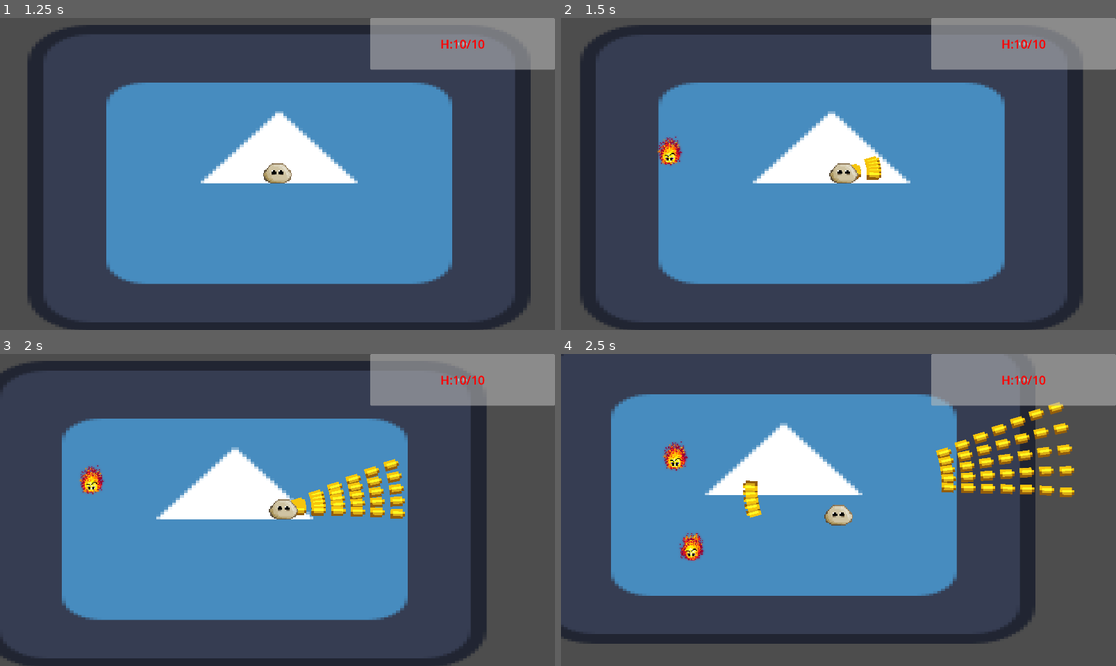
Above: before the commit, frames 1-4 (two rows, left to right).
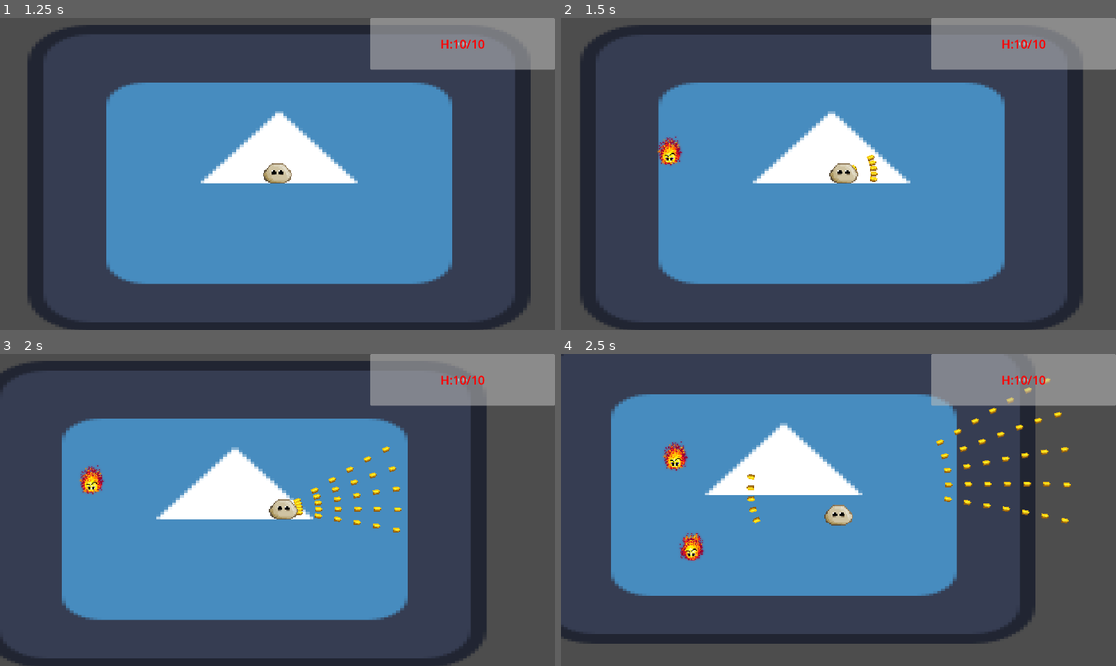
Above: after the commit, the same moments.

Repository: PixelSaver/it-gets-worse
Game: Godot game, scene res://UI/main_menu.tscn
The game is run twice, just before and just after one commit, with the same random seed, the same clock (stepped at 60 frames per second) and the same inputs. The engine's default icon, where the game draws it, is replaced by a stand-in: a white triangle on a blue panel in a dark square.
Inputs (mouse positions are in pixels of both pictures, inside the frame that each line leads up to):
- Up to frame 1 (1.25 s): click "> Continue Previous Game <" at 0.5 s
- Up to frame 2 (1.5 s): tap Enter at 1.25 s; move the mouse to (960, 158) at 1.27 s; press the mouse at (960, 158) at 1.28 s; hold D (right) from 1.28 s (still down)
- Up to frame 3 (2 s): keep holding D (right)
- Up to frame 4 (2.5 s): move the mouse to (727, 525) at 2.02 s; release D (right) at 2.03 s; release the mouse at (727, 525) at 2.03 s; hold S (down) from 2.03 s (still down); click (727, 525) at 2.1 s

Frame 1 is identical in both runs. In frame 2, 0.2% of the frame differs, in the area x 52-58%, y 43-53%; in frame 3, 1.8%; in frame 4, 3.3%, in the area x 32-93%, y 7-55%.

Commit message:
multishot while preserving original spread randomization

Diff:
--- a/Scenes/bullet.tscn
+++ b/Scenes/bullet.tscn
@@ -4,7 +4,7 @@
 [ext_resource type="Texture2D" uid="uid://crrmfqyto61s7" path="res://Assets/bullet/4x6bulletyellow.png" id="2_oduel"]
 
 [sub_resource type="RectangleShape2D" id="RectangleShape2D_ycag2"]
-size = Vector2(39.9998, 60.0001)
+size = Vector2(20, 30)
 
 [node name="Bullet" type="Area2D"]
 collision_layer = 0
@@ -14,7 +14,7 @@
 [node name="Sprite2D" type="Sprite2D" parent="."]
 modulate = Color(1, 1, 0.180392, 1)
 texture_filter = 1
-scale = Vector2(10, 10)
+scale = Vector2(5, 5)
 texture = ExtResource("2_oduel")
 
 [node name="CollisionShape2D" type="CollisionShape2D" parent="."]
--- a/Scripts/gun.gd
+++ b/Scripts/gun.gd
@@ -2,7 +2,7 @@
 class_name Gun
 
 @onready var bullet_scene = preload("res://Scenes/bullet.tscn")
-var spread : float = .3
+var spread : float = .5
 var recoil_str : float = 100
 var multishot : int = 5
 var cooldown = .1
@@ -19,7 +19,8 @@
 	var base_angle = dir.angle()
 
 	if multishot == 1:
-		_spawn_bullet(base_angle)
+		var rand_angle = (dir + Vector2.from_angle(randfn(dir.angle(), spread))).angle()
+		_spawn_bullet(rand_angle)
 	else:
 		# total spread (in radians)
 		var total_spread = spread
@@ -39,6 +40,7 @@
 	var curr_bullet : Bullet = bullet_scene.instantiate()
 	var direction = Vector2.from_angle(angle).normalized()
 
+
 	curr_bullet.init(direction)
 	curr_bullet.bullet_speed = 1000
 	curr_bullet.global_position = global_position
